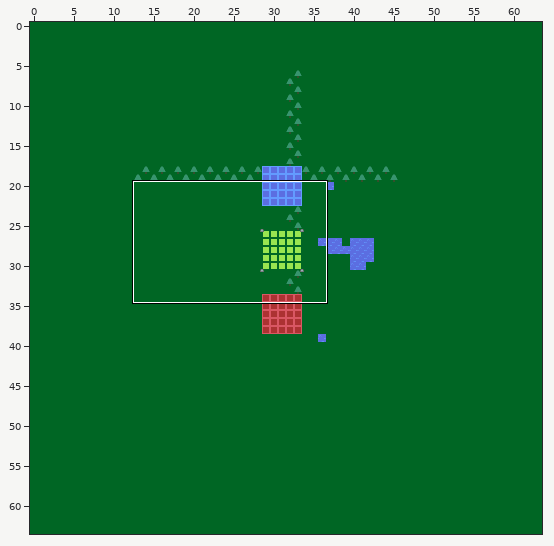
A Tiled map (JSON) gets an edit: assets/tilemaps/koth-one.json. Above: a wide view before the commit, with the close-up outlined.
Close-up. Before:
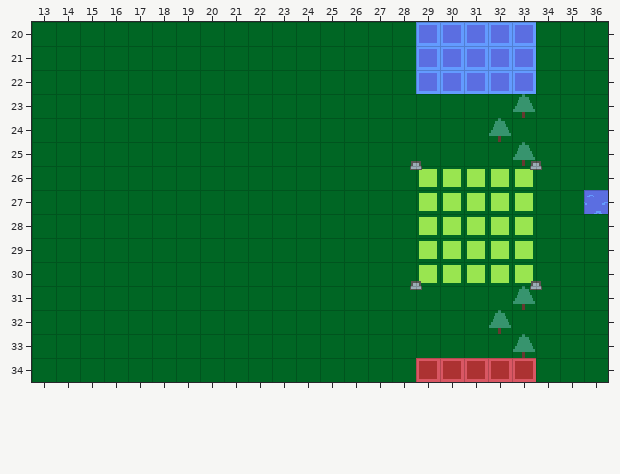
Cells are 16x16 px. Shown: x 13..36, y 20..34.
Now the later version:
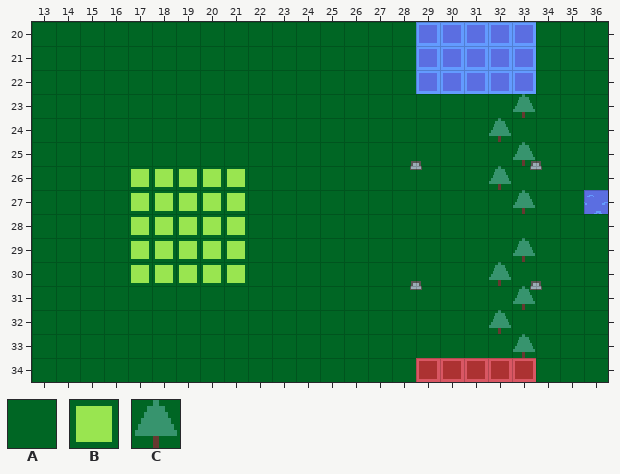
Key: from "stockheimer-test-tileset-extru": A 0, B 2, C 9.
_ is an empty cell.
The exact change:
Layer "background":
Tile B gives way to tile A in row 26 at x 29 to 31 and 33; in row 27 at x 29 to 32; in row 28 at x 29 to 33; in row 29 at x 29 to 32; in row 30 at x 29 to 31 and 33.
Tile A gives way to tile B in rows 26 to 30 at x 17 to 21.
Tile B gives way to tile C in row 26 at x 32; in row 27 at x 33; in row 29 at x 33; in row 30 at x 32.
Changed places in both close-ups, as pixel boxes (x1, y1, x2, y2):
changed: (131, 169, 245, 283)
changed: (419, 166, 535, 286)
